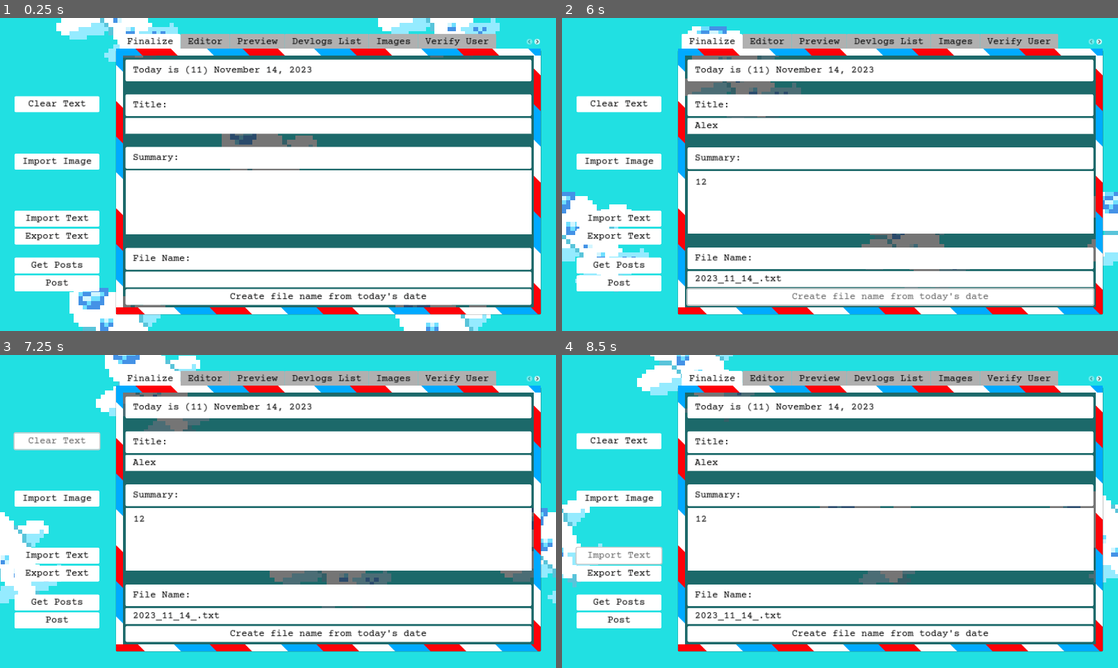
Above: before the commit, frames 1-4 (two rows, left to right).
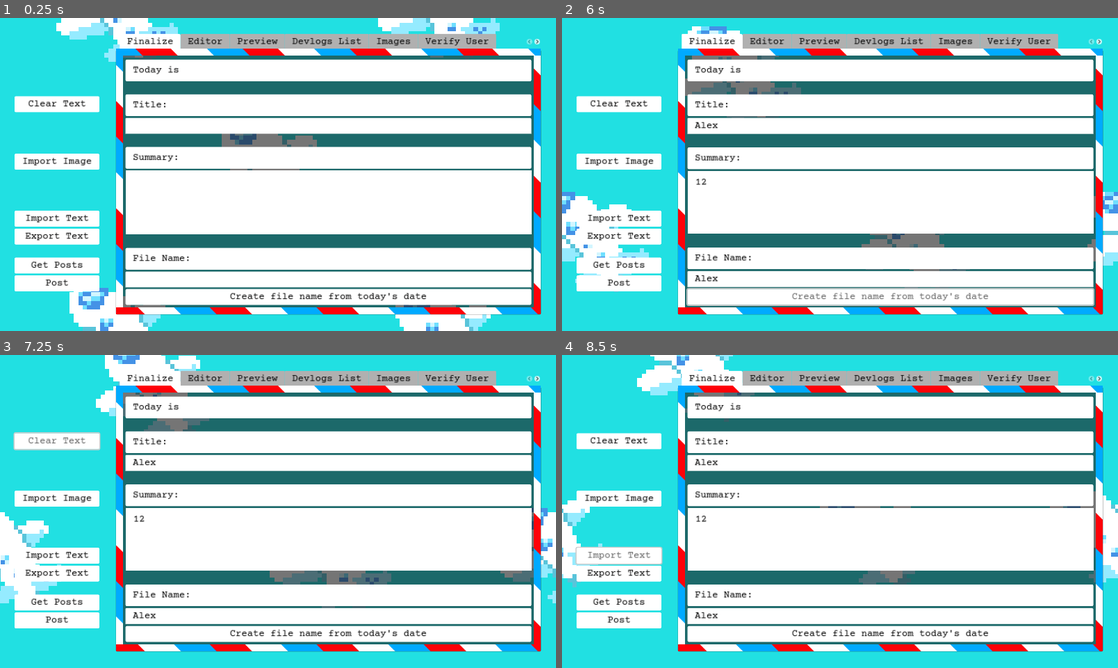
Above: after the commit, the same moments.

Repository: jennyton88/devlogs-maker
Game: Godot game, scene res://scenes/devlogs.tscn
Two runs of this game, one before a commit and one after it. Both use one fixed random seed, a clock stepped at 60 frames per second and the inputs below.
Inputs (mouse positions are in pixels of both pictures, inside the frame that each line leads up to):
- Up to frame 1 (0.25 s): no input
- Up to frame 2 (6 s): click (890, 124) at 0.52 s; type "Alex" at 0.6 s; click (890, 202) at 0.75 s; type "12" at 0.83 s; click (890, 280) at 0.98 s; type "Alex" at 1.07 s; click "Clear Text" at 1.25 s; click "Import Image" at 2 s; click "Import Text" at 2.75 s; click "Export Text" at 3.5 s; click "Get Posts" at 4.25 s; click "Post" at 5 s; click "Create file name from today's…" at 5.75 s
- Up to frame 3 (7.25 s): click "Clear Text" at 6.5 s
- Up to frame 4 (8.5 s): click "Import Image" at 7.25 s; click "Import Text" at 8 s

The runs differ from the first frame. In frame 1, 0.2% of the frame differs, in the area x 33-57%, y 15-19%; in frame 2, 0.4%, in the area x 23-57%, y 15-85%; in frame 3, 0.4%; in frame 4, 0.4%.
Error before the commit: Invalid access to property or key 'text' on a base object of type 'Array'. (res://scripts/components/popup_msg.gd:21)
Error after the commit: Parse Error: Identifier "popup_ref" not declared in the current scope. (res://scripts/devlogs.gd:160)

Commit message:
change clear text to create its own popup

Diff:
--- a/scripts/devlogs.gd
+++ b/scripts/devlogs.gd
@@ -2,6 +2,9 @@
 
 
 @onready var menu_options = $HB/MenuOptions;
+
+# Locations
+@onready var workspace_container = $HB/VB/MC;
 
 # Workspace Modules
 @onready var finalize = $HB/VB/MC/Workspace/Finalize;
@@ -154,16 +157,17 @@
 
 
 func _on_clear_text():
-	msg_popup.create_popup(
-		"Are you sure you want to clear EVERYTHING for this post?\n(Text, title, summary, post, file name, etc.)",
-		{'yes': ["Clear All", _on_serious_clear_button_pressed], 'no': ["Cancel", _on_hide_popup]},
+	var popup = load(popup_ref).instantiate();
+	workspace_container.add_child(popup);
+
+	popup.create_popup(
+		"Are you sure you want to clear EVERYTHING in this post?\n(Text, title, summary, post, file name, etc.)",
+		{
+			'yes': { "text": "Clear All", "action": clear_post },
+			'no': { "text": "Cancel" }
+		},
 		AppInfo.MsgType.RequireAction
 	);
-
-
-func _on_serious_clear_button_pressed():
-	msg_popup.exit();
-	clear_post();
 
 
 func clear_post():
@@ -174,7 +178,6 @@
 	creation_date = "";
 
 	post_list.set_edit_ref(null);
-
 
 
 func update_preview():
@@ -223,10 +226,6 @@
 	formatted_date += "%d" % curr_time["day"];
 
 	return formatted_date;
-
-
-func _on_hide_popup():
-	msg_popup.exit();
 
 
 func create_notif_popup(code_text: String):
